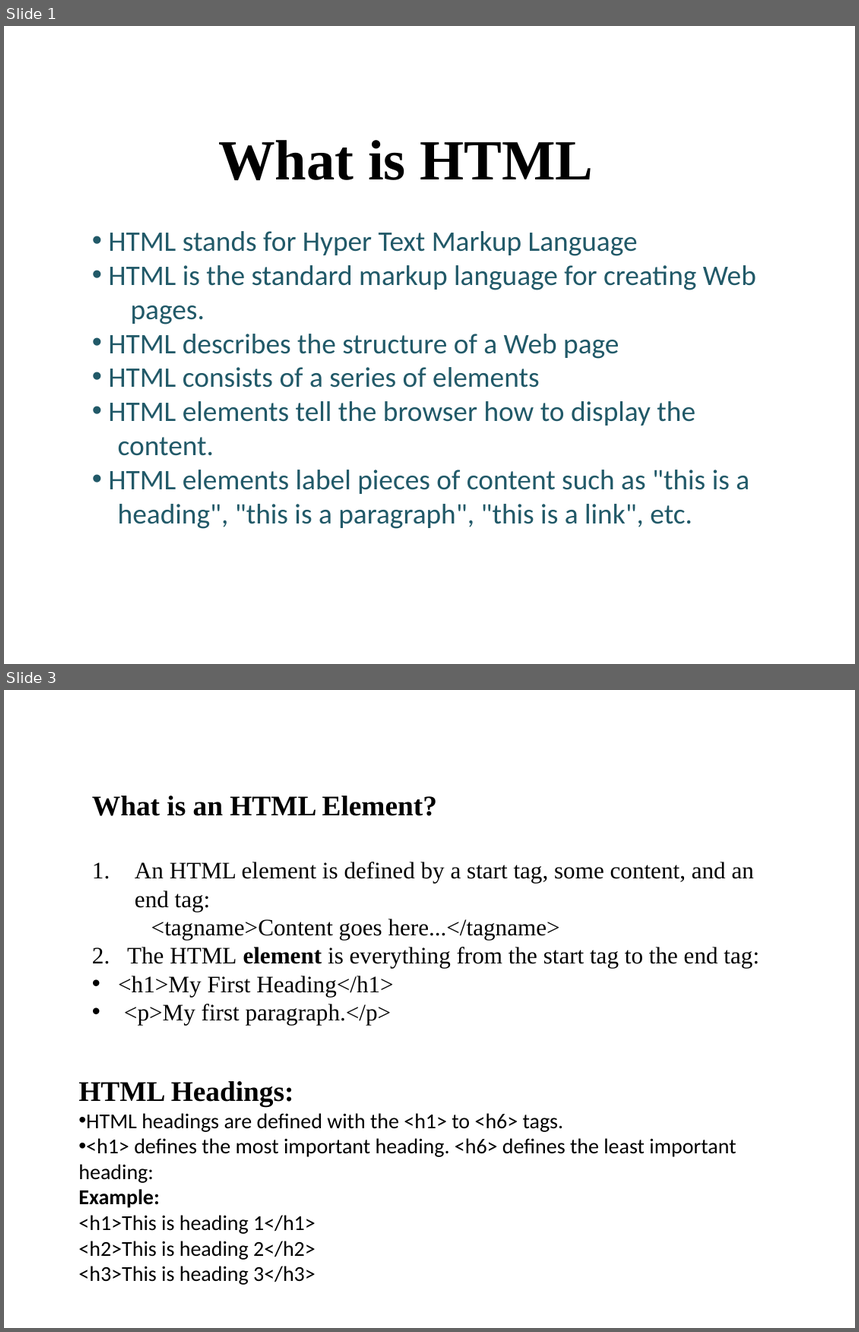
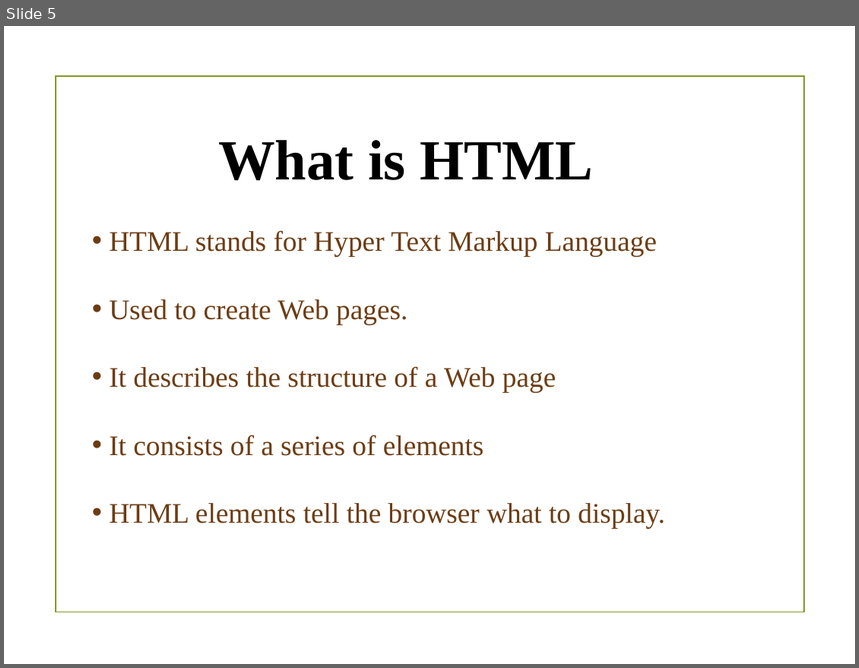
Before and after one commit to tf153/Connect-Bud, a slide deck: PPT/Web Dev/class 1.pptx. Shown one above the other, each under a label of ours: slides 1 and 3 before the commit, slide 5 after it; the slides between them are not shown. The pictures are 859x1332 and 859x668 pixels, drawn with LibreOffice and Linux fonts; fonts in the diff are those of the drawing; background and template pictures are left out. Boxes give left, top, right and bottom in pixels: in the first picture for what was removed or moved away, otherwise in the second. Text is boxed around its words. In the diff, an @@ line names an element or a change of style, - is before the commit and + after.

```diff
--- a/PPT/Web Dev/class 1.pptx
+++ b/PPT/Web Dev/class 1.pptx
@@ slide 3 removed at [4,690,855,1328], background #FFFFFF @@
@@ text removed at [92,796,759,1025] @@
-What is an HTML Element?
-1. An HTML element is defined by a start tag, some content, and an end tag:
-<tagname>Content goes here...</tagname>
-2. The HTML element is everything from the start tag to the end tag:
-• <h1>My First Heading</h1>
-• <p>My first paragraph.</p>
@@ text removed at [78,1081,736,1285] @@
-HTML Headings:
-• HTML headings are defined with the <h1> to <h6> tags.
-• <h1> defines the most important heading. <h6> defines the least important heading:
-Example:
-<h1>This is heading 1</h1>
-<h2>This is heading 2</h2>
-<h3>This is heading 3</h3>
@@ what was slide 1 is now slide 5 @@
@@ slide 5 changed as well @@
@@ rectangle added at [56,76,804,613], outline #83992A 1.25 pt @@
@@ text at [109,230,657,256]: font Calibri to Times New Roman, text colour #215968 to #6D3C13 in "HTML stands for Hyper Text Markup Language" @@
@@ text at [109,300,665,529]: text changed; font Calibri to Times New Roman; text colour #215968 to #6D3C13 @@
-• HTML is the standard markup language for creating Web
-pages.
-• HTML describes the structure of a Web page
-• HTML consists of a series of elements
-• HTML elements tell the browser how to display the
-content.
-• HTML elements label pieces of content such as "this is a
-heading", "this is a paragraph", "this is a link", etc.
+• Used to create Web pages.
+• It describes the structure of a Web page
+• It consists of a series of elements
+• HTML elements tell the browser what to display.
```
Also in this commit, not shown: 1 other slide changed, 8 slides added, 1 other slide removed, 22 other files.
